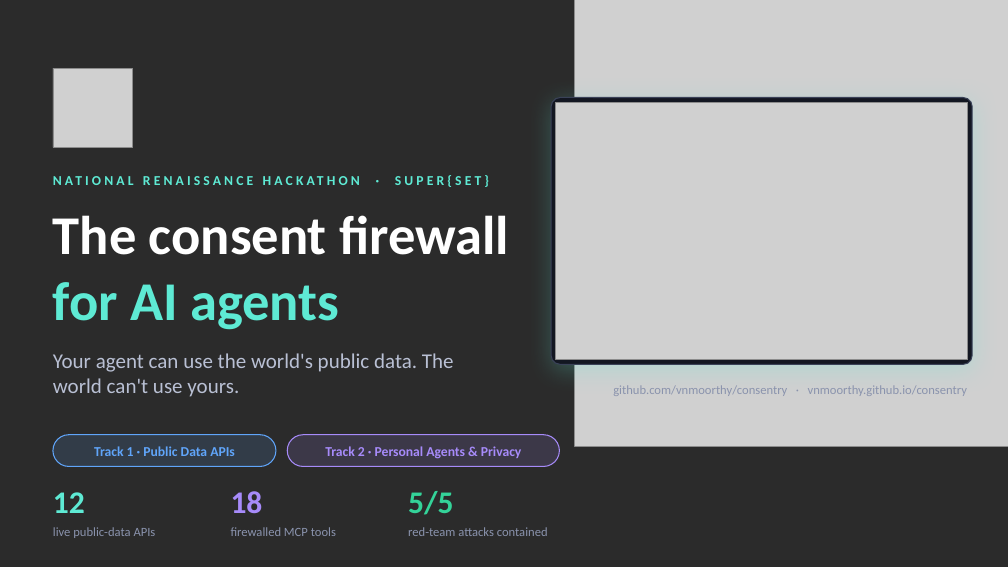
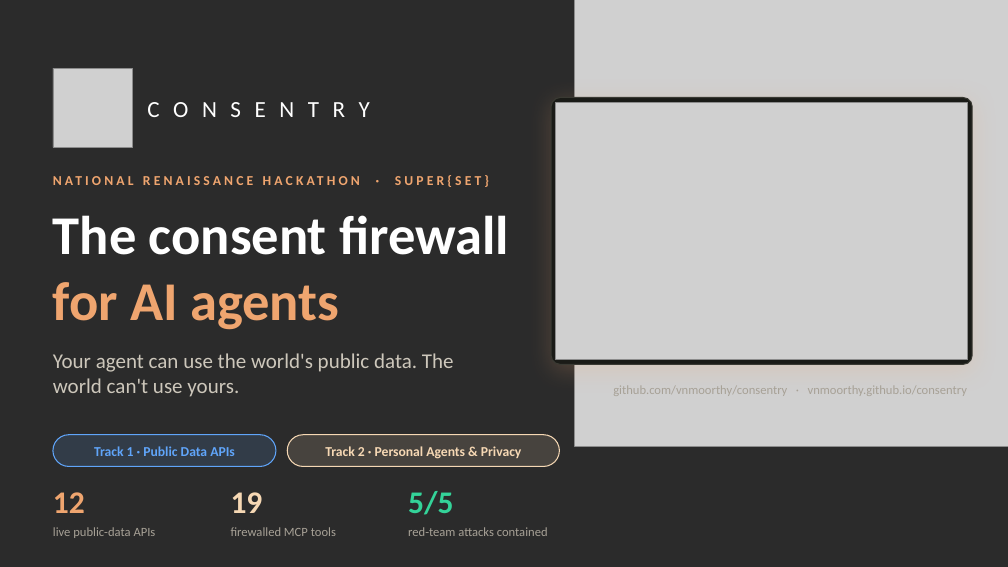
Before and after one commit to vnmoorthy/consentry, a slide deck: slide 1 of deck/Consentry-pitch.pptx. Drawn at 1008x567 pixels with LibreOffice and Linux fonts; fonts in the diff are those of the drawing; grey boxes stand for pictures; background and template pictures are left out; a plain dark background stands for a picture behind light text. Boxes give left, top, right and bottom in pixels: in the first picture for what was removed or moved away, otherwise in the second. Text is boxed around its words. In the diff, an @@ line names an element or a change of style, - is before the commit and + after.

```diff
--- a/deck/Consentry-pitch.pptx
+++ b/deck/Consentry-pitch.pptx
@@ text added at [147,102,370,117], 22 pt, text #FFFFFF @@
+C O N S E N T R Y
@@ rounded rectangle at [551,98,972,364]: fill #131722 to #1A1B17; outline #3A4258 1 pt to #3A3A33 1 pt; shadow changed @@
@@ text "NATIONAL RENAISSANCE HACKATHON · SUPER{SET}" at [395,175,489,187]: text colour #5EEAD4 to #EFA56F @@
@@ text at [53,282,339,330]: text colour #5EEAD4 to #EFA56F in "for AI agents" @@
@@ text "Your agent can use the ..." at [53,353,454,397]: text colour #B9C0D4 to #CDC7BB @@
@@ text "Track 2 · Personal Agents ..." at [325,446,522,459]: text colour #A78BFA to #F6D8B4 @@
@@ rounded rectangle at [287,435,560,467]: fill #A78BFA at 14% opacity to #F6D8B4 at 14% opacity; outline #A78BFA 1 pt to #F6D8B4 1 pt @@
@@ text "12" at [53,492,85,513]: text colour #5EEAD4 to #EFA56F @@
@@ text at [231,492,263,513]: text changed; text colour #A78BFA to #F6D8B4 @@
-18
+19
@@ text colour #8A93AD to #A7A196 in 4 elements at [613,385,967,396], [53,527,156,538], [231,527,336,536], [408,527,548,536] @@
```
Also in this commit, not shown: 9 other slides changed, 39 other files.
